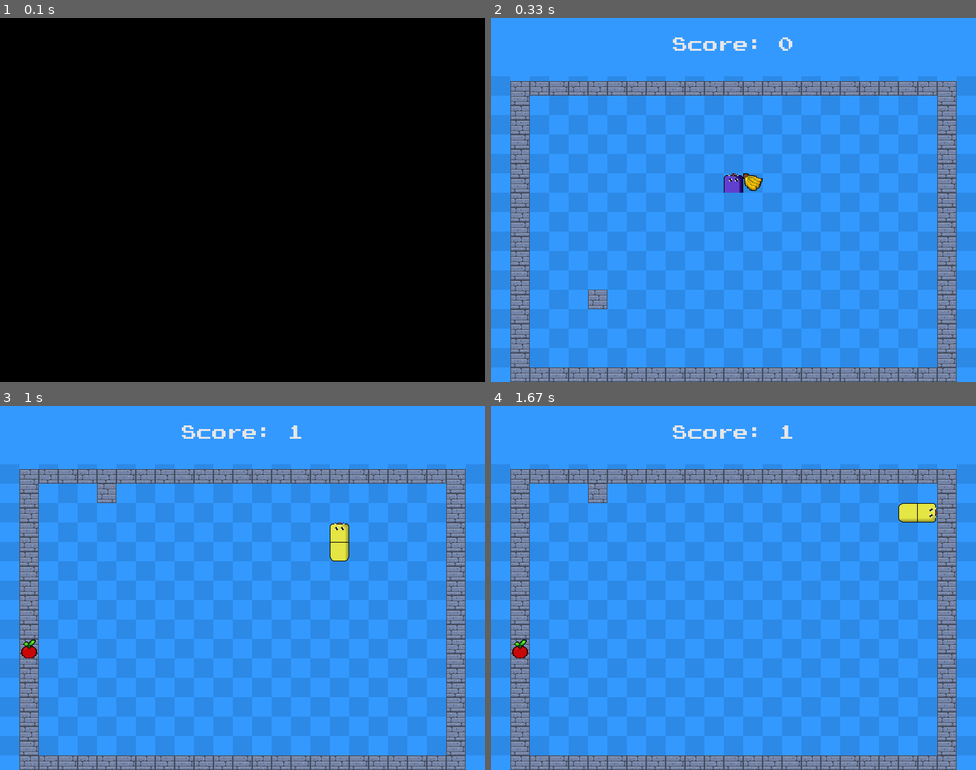
Above: before the commit, frames 1-4 (two rows, left to right).
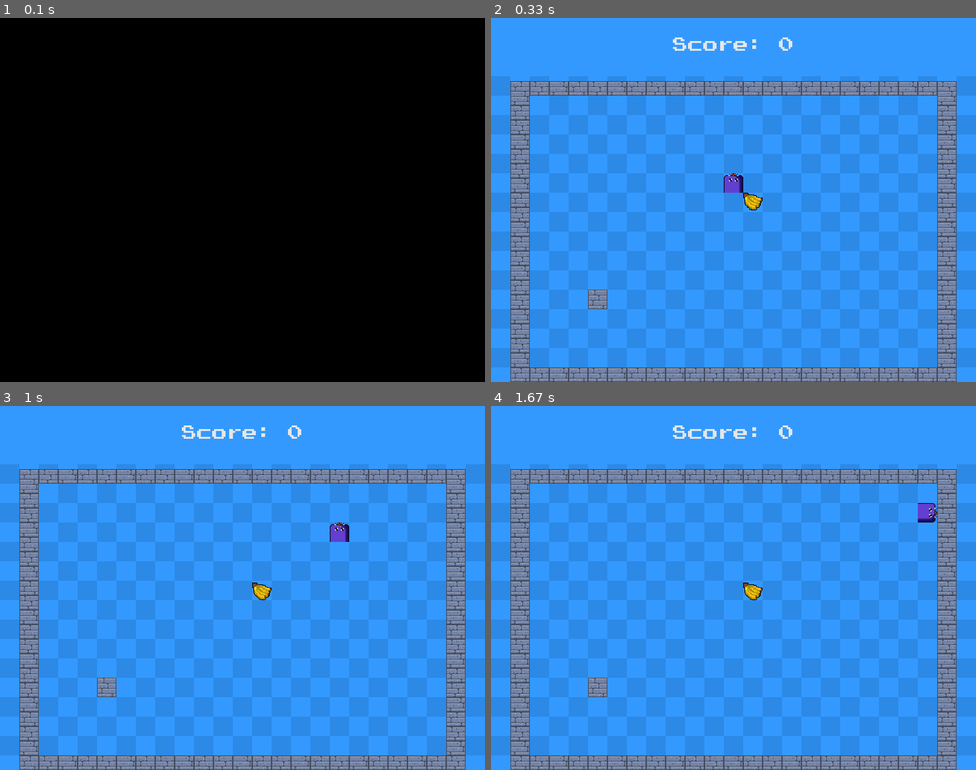
Above: after the commit, the same moments.

Repository: LUDUSLab/stem-games
Game: pygame game, started from natanael.lucena/snakepro/main.py
Two runs of this game, one before a commit and one after it. Both use one fixed random seed, a clock stepped at 60 frames per second and the inputs below.
Inputs:
- Up to frame 1 (0.1 s): no input
- Up to frame 2 (0.33 s): no input
- Up to frame 3 (1 s): hold D 0.33-0.8 s; hold W from 0.83 s (still down)
- Up to frame 4 (1.67 s): release W at 1.13 s; hold D 1.17-1.63 s

Frame 1 is identical in both runs. In frame 2, 0.3% of the frame differs, in the area x 52-56%, y 42-53%; in frame 3, 1.1%, in the area x 4-72%, y 5-80%; in frame 4, 1.1%.

Commit message:
fix fruit's spawn

Diff:
--- a/natanael.lucena/snakepro/fruit.py
+++ b/natanael.lucena/snakepro/fruit.py
@@ -14,8 +14,8 @@
 def random_fruit(body_pos):
     global general_fruit  # Fruit rectangle coordinates
     while True:
-        general_fruit.x = randrange(1, (window[0] // general_fruit.w) - 1) * general_fruit.w
-        general_fruit.y = randrange(3, (window[1] // general_fruit.h) - 1) * general_fruit.h
+        general_fruit.x = randrange(2, (window[0] // general_fruit.w) - 2) * general_fruit.w
+        general_fruit.y = randrange(4, (window[1] // general_fruit.h)) * general_fruit.h
         if not any(pos == (general_fruit.x, general_fruit.y) for pos in
                    body_pos):  # Checks if the fruit spawn position is not the same as the snake's body
             break
--- a/natanael.lucena/snakepro/game.py
+++ b/natanael.lucena/snakepro/game.py
@@ -120,7 +120,7 @@
             del snake_pos[len(snake_pos) - 1]
 
         # The snake collides with the wall
-        if snake.snake.y < 116 or snake.snake.y > window[1] - 57 or snake.snake.x < 2*snake.snake.w or \
+        if snake.snake.y < 116 or snake.snake.y > window[1] - 25 or snake.snake.x < 2*snake.snake.w or \
                 snake.snake.x > window[0] - 3*snake.snake.w:
             game_over = game_over_treatment()
 
